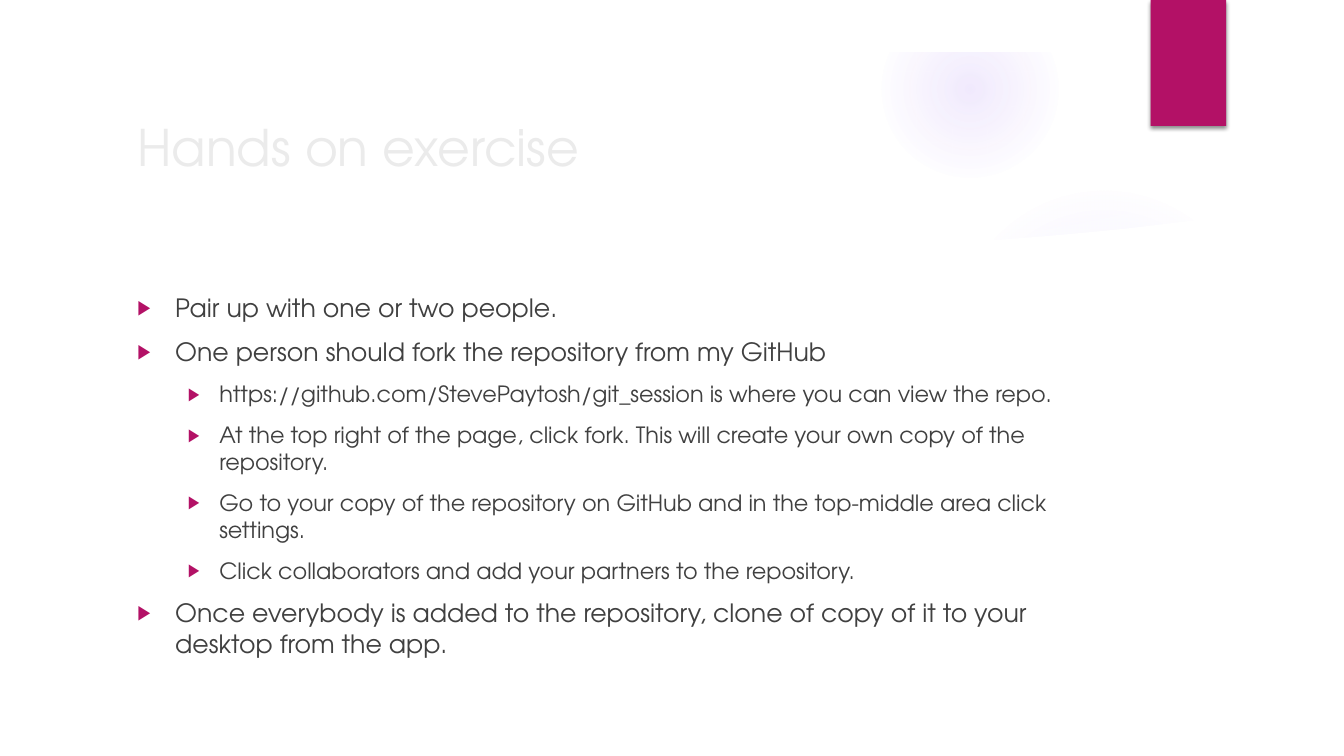
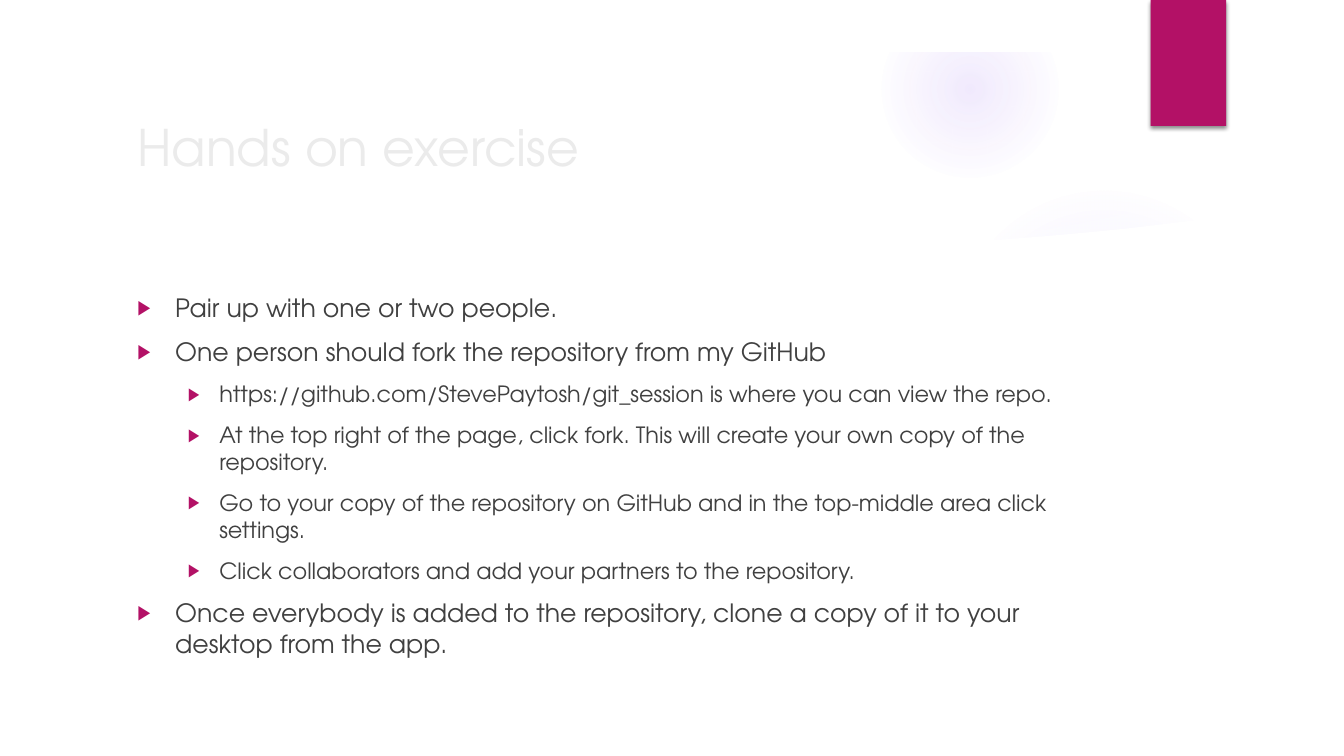
Before and after one commit to cdobos/git_session, a slide deck: slide 25 of Intro to git.pptx (slide 24 before the commit). Drawn at 1344x756 pixels with LibreOffice and Linux fonts; fonts in the diff are those of the drawing; background and template pictures are left out. Boxes give left, top, right and bottom in pixels: in the first picture for what was removed or moved away, otherwise in the second. Text is boxed around its words. In the diff, an @@ line names an element or a change of style, - is before the commit and + after.

```diff
--- a/Intro to git.pptx
+++ b/Intro to git.pptx
@@ text at (175, 603, 1019, 658): text changed @@
-▶ Once everybody is added to the repository, clone of copy of it to your desktop from the app.
+▶ Once everybody is added to the repository, clone a copy of it to your desktop from the app.
```
Also in this commit, not shown: 2 other slides changed, 1 slide added.
